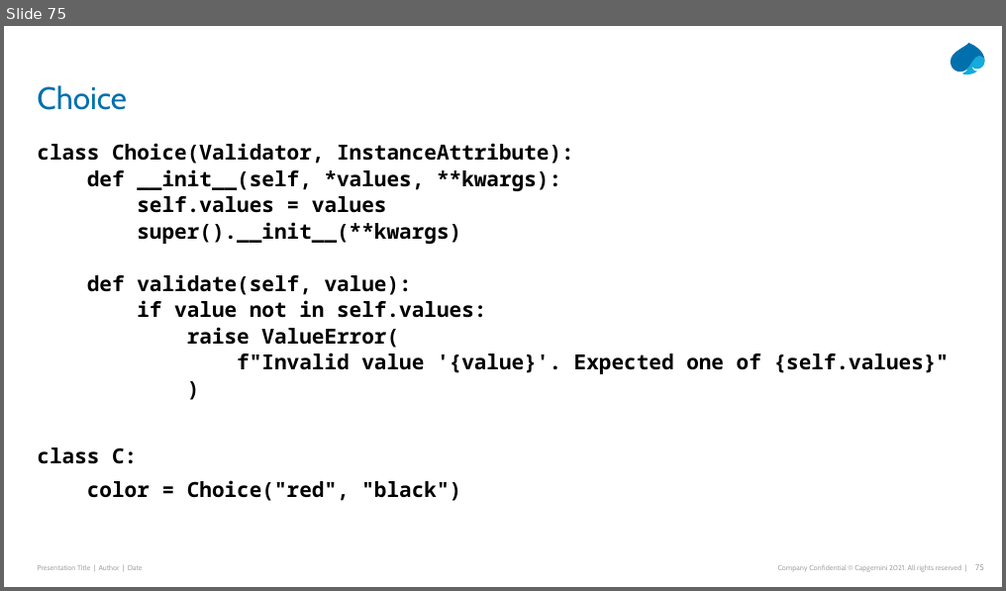
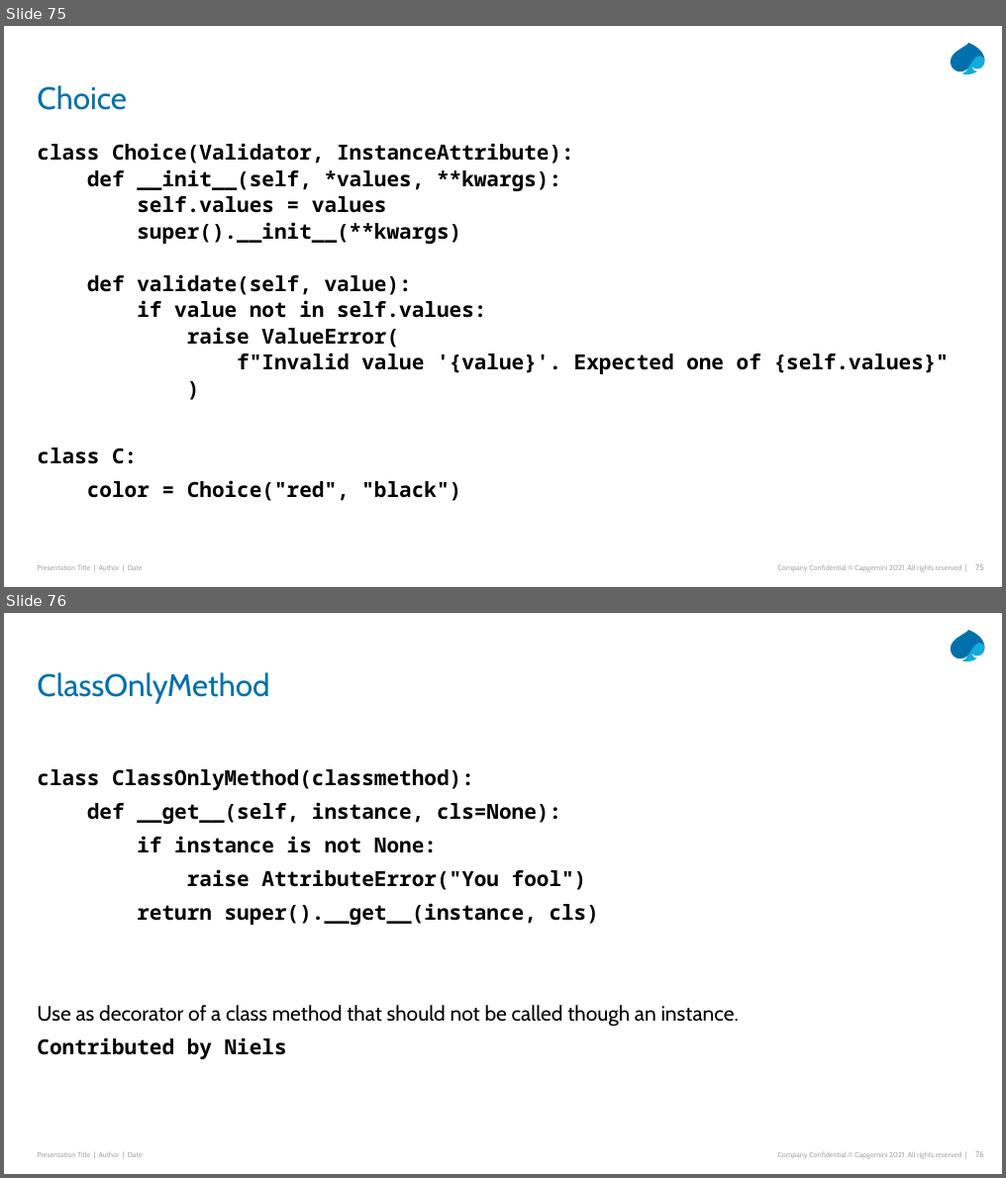
Before and after one commit to Python-Masterclass/Descriptors, a slide deck: Masterclass-6-descriptors.pptx. Shown one above the other, each under a label of ours: slide 75 before the commit, slides 75 and 76 after it. The pictures are 1006x591 and 1006x1178 pixels, drawn with LibreOffice and Linux fonts; fonts in the diff are those of the drawing. Boxes give left, top, right and bottom in pixels: in the first picture for what was removed or moved away, otherwise in the second. Text is boxed around its words. In the diff, an @@ line names an element or a change of style, - is before the commit and + after.

```diff
--- a/Masterclass-6-descriptors.pptx
+++ b/Masterclass-6-descriptors.pptx
@@ slide 76 added at [4,613,1002,1174], background #FFFFFF; not listed: 5 template elements that a slide beside it also shows @@
@@ title added at [37,672,269,703], 30 pt, text #0070AD @@
+ClassOnlyMethod
@@ text added at [37,769,739,1059], 20 pt, text #000000, bold @@
+class ClassOnlyMethod(classmethod):
+def __get__(self, instance, cls=None):
+if instance is not None:
+raise AttributeError("You fool")
+return super().__get__(instance, cls)
+Use as decorator of a class method that should not be called though an instance.
+Contributed by Niels
```
Also in this commit, not shown: 2 slides changed, 1 other slide added, 2 other files.
